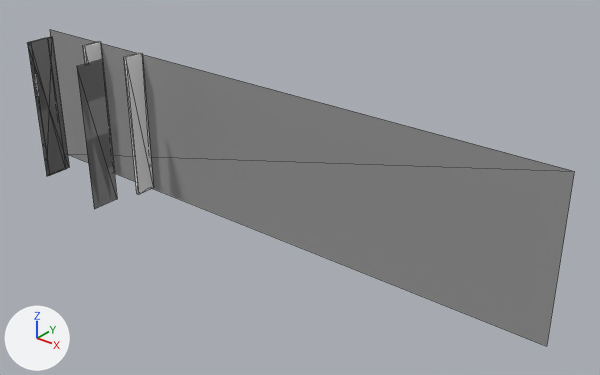
The COLLADA model move_itomp/meshes/race_2.dae as it was, and as the next commit left it.
The view is the same before and after, from a camera (50 mm lens) standing at (23.5, -17.78, 10.52) and looking at (9.35, -0.09, -0.45). Arrows for +X, +Y and +Z are at lower left; the lights stay in place. Mesh edges are drawn as thin lines. Where no turn or scale is listed for an object, it has been applied to the vertices.
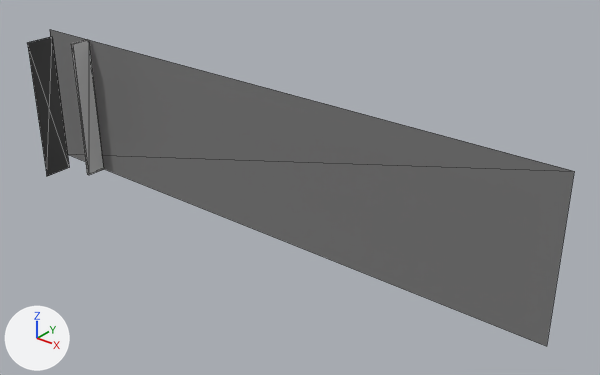
Where the newer file only moved an object's origin or applied its transform, the numbers keep the older frame.

Where the change shows, as pixel boxes (x1, y1, x2, y2) in the pictures (600 x 375 px):
'Plane_003', recoloured: (50, 30, 574, 346) in both
'Plane_006', deleted: before (77, 59, 117, 209)
'Plane_005', recoloured: (28, 37, 69, 176) in both
'Cube_029', deleted: before (124, 53, 154, 195)
'Cube_028_Cube_030', added: after (71, 39, 104, 175)
'Cube_028', deleted: before (83, 42, 115, 173)

What the commit changed:
Material 'Default-Diffuse_003' (mat_default_diffuse_003) changes colour from grey #969696 to grey #7b7b7b; in linear values from (0.307, 0.307, 0.307) to (0.197, 0.197, 0.197).
Material 'Default-Diffuse_006' (mat_default_diffuse_006) changes colour from grey #7b7b7b to dark grey #636363; in linear values from (0.197, 0.197, 0.197) to (0.126, 0.126, 0.126).
Material 'None' (mat_none) is new.
Its base color is (0.512, 0.512, 0.512) (grey #bebebe).
Its roughness is 0.35.
Mesh me_cube_028_cube_030 is new.
It is a box spanning x -0.25..-0.15, y -0.78..-0.08, z -2.56..2.44.
It uses material mat_none (grey #bebebe).
Object 'Plane_006' (ob_plane_006) is deleted.
Object 'Cube_029' (ob_cube_029) is deleted.
Object 'Cube_028' (ob_cube_028) is deleted.
Object 'Cube_028_Cube_030' (ob_cube_028_cube_030) is new; it shows me_cube_028_cube_030.
Its location is (0.0, 0.0, 0.0).
